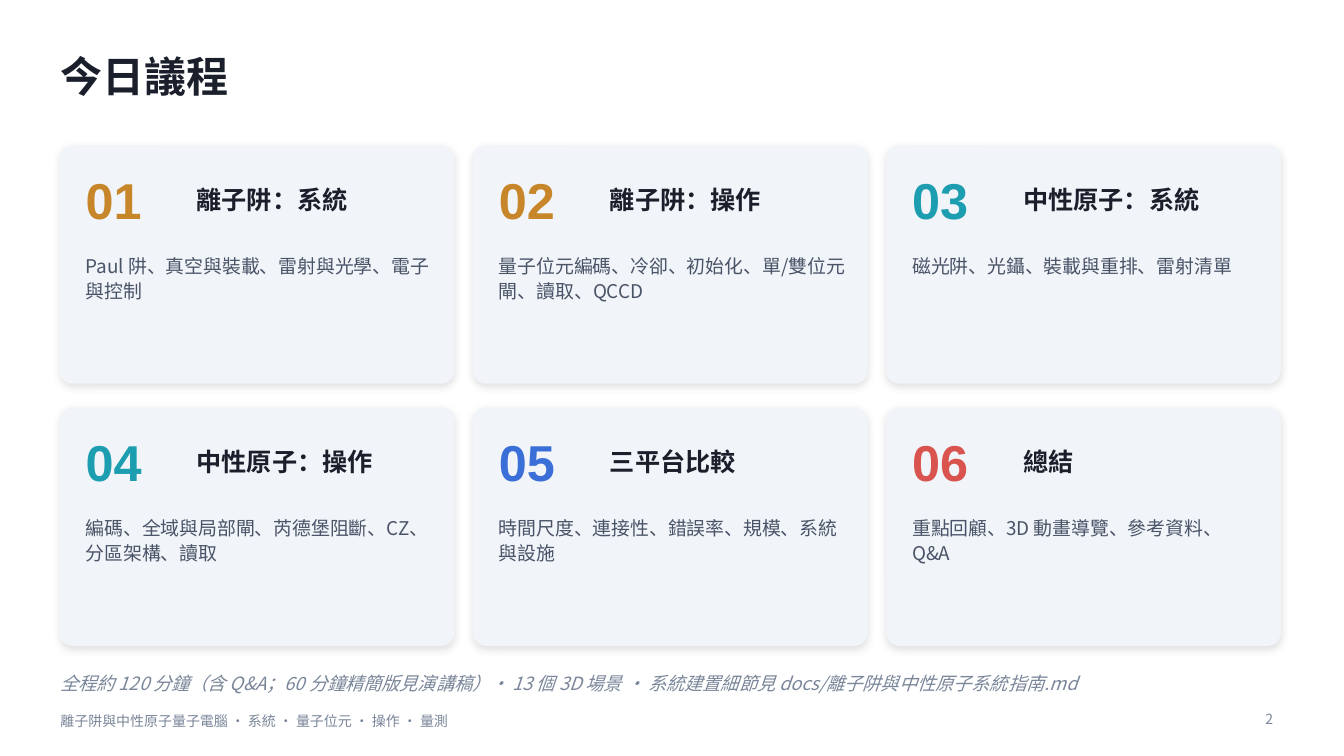
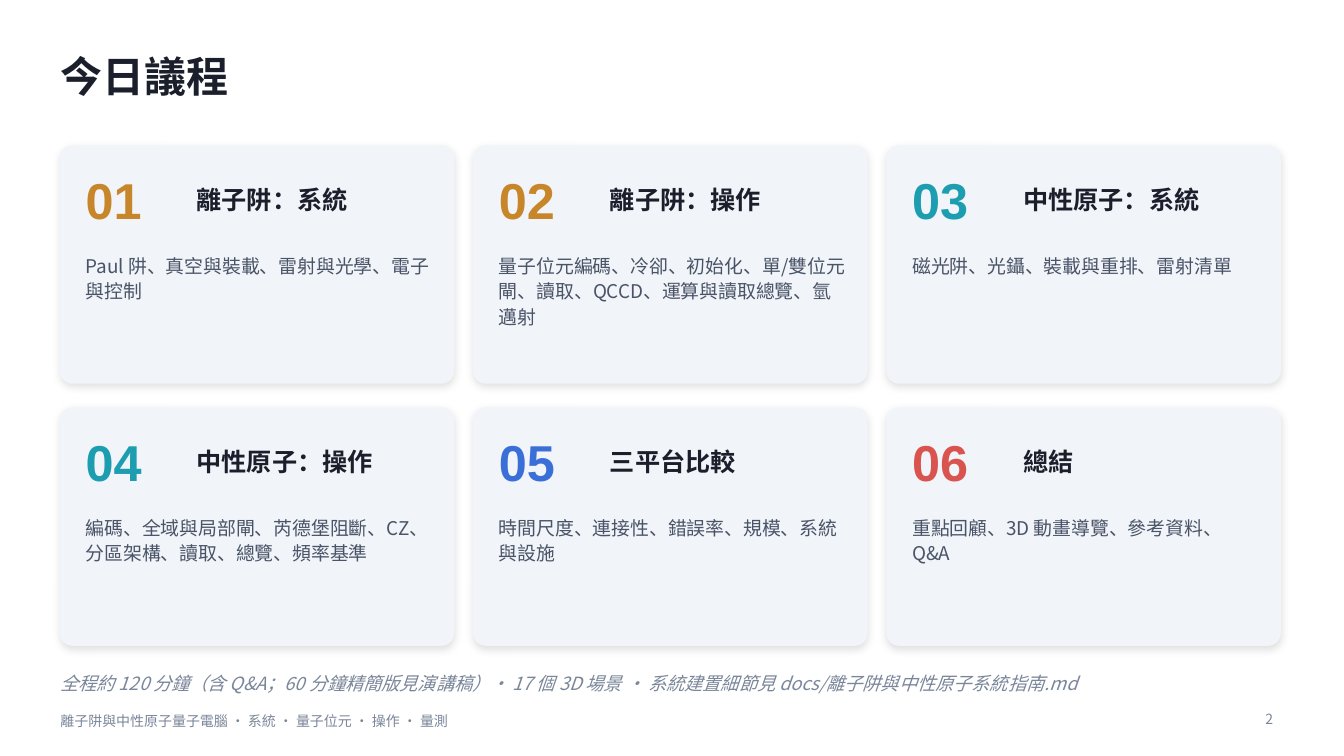
Before and after one commit to pcpcchen-coder/QuantumComputing, a slide deck: slide 2 of slides/Ion_NeutralAtom_Talk.pptx. Drawn at 1344x756 pixels with LibreOffice and Linux fonts; fonts in the diff are those of the drawing. Boxes give left, top, right and bottom in pixels: in the first picture for what was removed or moved away, otherwise in the second. Text is boxed around its words. In the diff, an @@ line names an element or a change of style, - is before the commit and + after.

```diff
--- a/slides/Ion_NeutralAtom_Talk.pptx
+++ b/slides/Ion_NeutralAtom_Talk.pptx
@@ text at [499, 257, 845, 326]: text changed @@
-量子位元編碼、冷卻、初始化、單/雙位元閘、讀取、QCCD
+量子位元編碼、冷卻、初始化、單/雙位元閘、讀取、QCCD、運算與讀取總覽、氫邁射
@@ text at [86, 519, 429, 562]: text changed @@
-編碼、全域與局部閘、芮德堡阻斷、CZ、分區架構、讀取
+編碼、全域與局部閘、芮德堡阻斷、CZ、分區架構、讀取、總覽、頻率基準
@@ text at [60, 674, 1077, 694]: text changed @@
-全程約 120 分鐘（含 Q&A；60 分鐘精簡版見演講稿）· 13 個 3D 場景 · 系統建置細節見 docs/離子阱與中性原子系統指南.md
+全程約 120 分鐘（含 Q&A；60 分鐘精簡版見演講稿）· 17 個 3D 場景 · 系統建置細節見 docs/離子阱與中性原子系統指南.md
```
Also in this commit, not shown: 12 other slides changed, 6 slides added, 36 other files.
